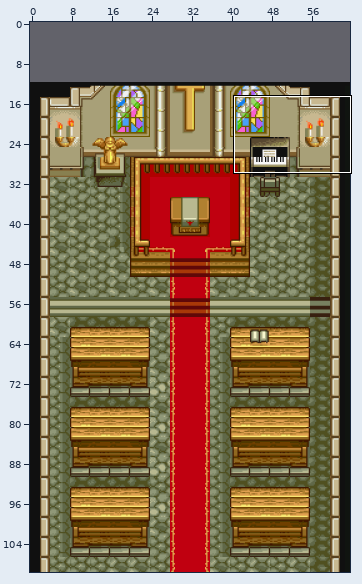
Tiled map: public/levels/church-20px.tmx. The first picture is a wide view before the edit; the outline marks the close-up.
Close-up. Old version:
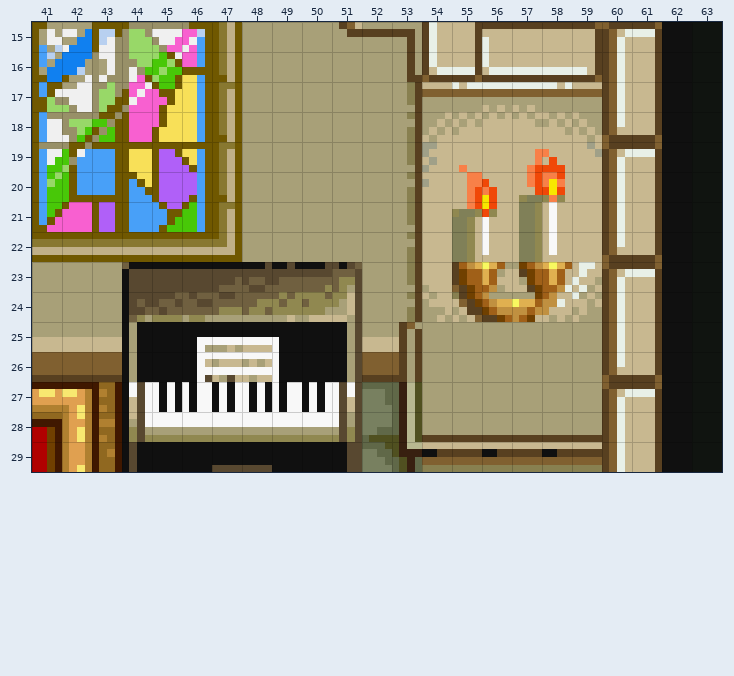
Cells are 20x20 px. Shown: x 41..63, y 15..29. The commit also changed other parts of the map, which this record leaves out. The old version is drawn lined up with the new one.
After:
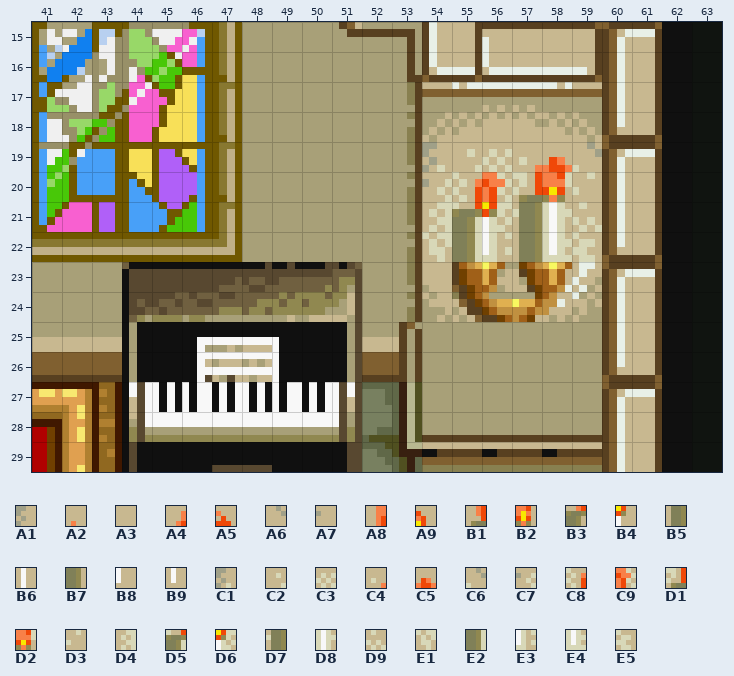
Key: from "church-tileset-20px": A1 452, A2 453, A3 454, A4 455, A5 456, A6 457, A7 516, A8 517, A9 518, B1 519, B2 520, B3 581, B4 582, B5 583, B6 584, B7 645, B8 646, B9 648, C1 1220, C2 1221, C3 1222, C4 1223, C5 1224, C6 1225, C7 1284, C8 1285, C9 1286, D1 1287, D2 1288, D3 1289, D4 1348, D5 1349, D6 1350, D7 1351, D8 1352, D9 1353, E1 1412, E2 1413, E3 1414, E4 1416, E5 1417.
__ is an empty cell.
From old to new:
map size 64x106 -> 64x118 cells (old content now starts at 0,12; both pictures use the new coordinates)
Layer "blocked":
Tile C1 replaces tile A1 in row 19 at x 54.
Tile C2 replaces tile A2 in row 19 at x 55.
Tile C3 replaces tile A3 in row 19 at x 56.
Tile C4 replaces tile A4 in row 19 at x 57.
Tile C5 replaces tile A5 in row 19 at x 58.
Tile C6 replaces tile A6 in row 19 at x 59.
Tile C7 replaces tile A7 in row 20 at x 54.
Tile C8 replaces tile A8 in row 20 at x 55.
Tile C9 replaces tile A9 in row 20 at x 56.
Tile D1 replaces tile B1 in row 20 at x 57.
Tile D2 replaces tile B2 in row 20 at x 58.
Tile D3 replaces tile A3 in row 20 at x 59.
Tile D4 replaces tile A3 in row 21 at x 54.
Tile D5 replaces tile B3 in row 21 at x 55.
Tile D6 replaces tile B4 in row 21 at x 56.
Tile D7 replaces tile B5 in row 21 at x 57.
Tile D8 replaces tile B6 in row 21 at x 58.
Tile D9 replaces tile A3 in row 21 at x 59.
Tile E1 replaces tile A3 in row 22 at x 54.
Tile E2 replaces tile B7 in row 22 at x 55.
Tile E3 replaces tile B8 in row 22 at x 56.
Tile E4 replaces tile B9 in row 22 at x 58.
Tile E5 replaces tile A3 in row 22 at x 59.
Where, in picture pixels (left, top, right, bottom), the same in both close-ups:
changed: (422, 149, 602, 262)
